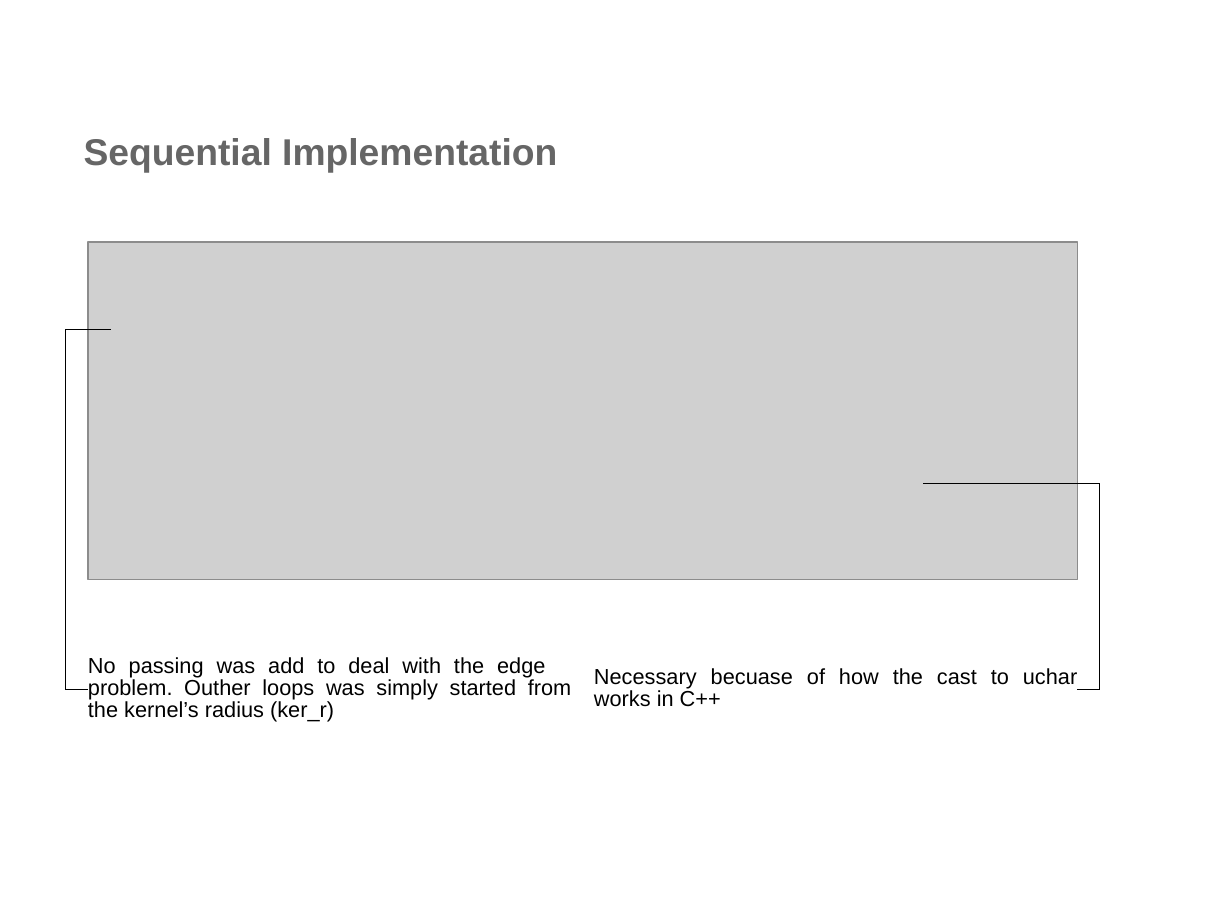
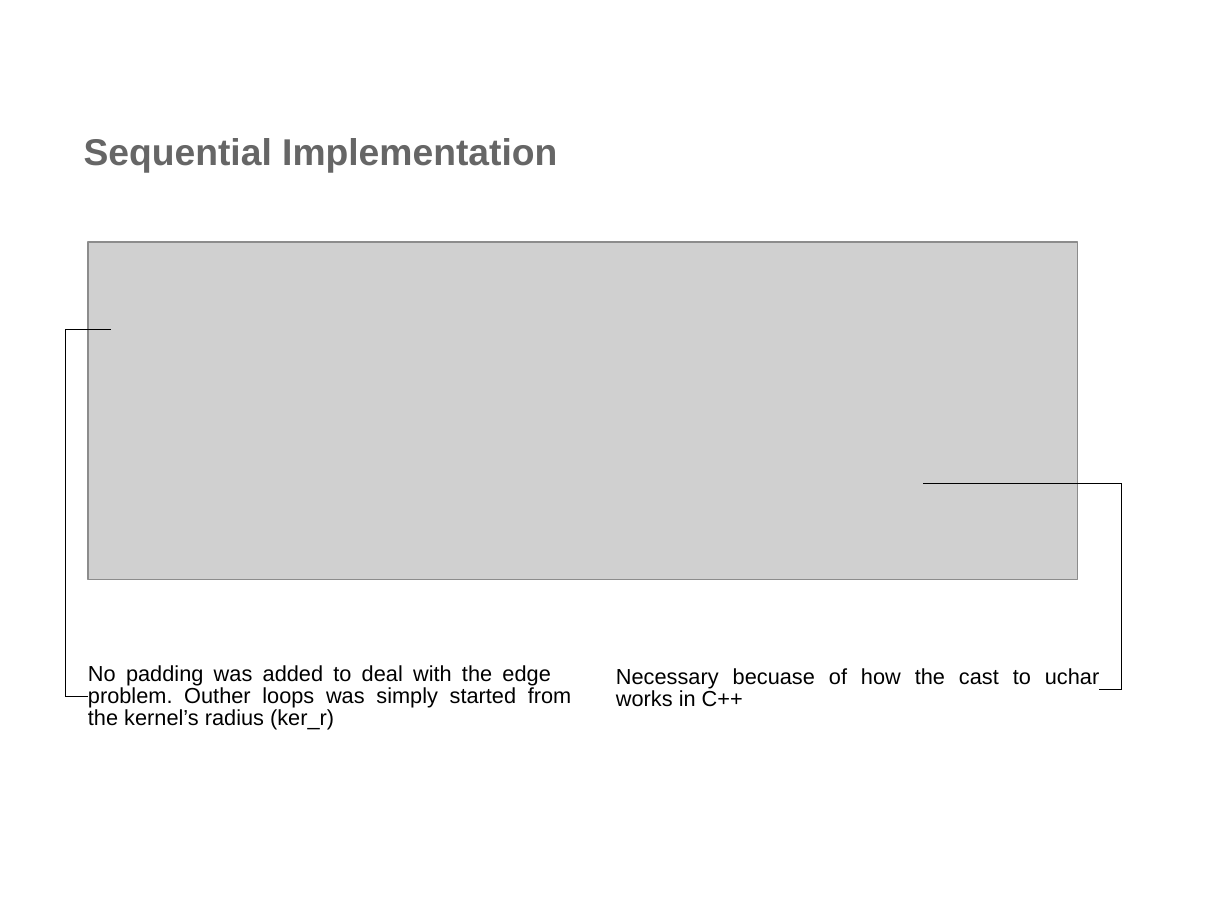
Before and after one commit to DragosTana/image_processing, a slide deck: slide 5 of Image_processing.odp. Drawn at 1232x924 pixels with LibreOffice and Linux fonts; fonts in the diff are those of the drawing; grey boxes stand for pictures; background and template pictures are left out. Boxes give left, top, right and bottom in pixels: in the first picture for what was removed or moved away, otherwise in the second. Text is boxed around its words. In the diff, an @@ line names an element or a change of style, - is before the commit and + after.

Commit message:
update presentation

```diff
--- a/Image_processing.odp
+++ b/Image_processing.odp
@@ elbow line moved from (110, 330) - (88, 690) to (110, 330) - (88, 696) @@
@@ elbow line moved from (925, 484) - (1079, 690) to (925, 484) - (1100, 690) @@
@@ text "Necessary becuase of how the ...": place and size @@
-text "Necessary becuase of how the ..." at <box>594,668,1077,707</box>
+text "Necessary becuase of how the ..." at <box>616,668,1099,707</box>
@@ text at <box>88,665,571,730</box>: text changed @@
-No passing was add to deal with the edge problem. Outher loops was simply started from the kernel’s radius (ker_r)
+No padding was added to deal with the edge problem. Outher loops was simply started from the kernel’s radius (ker_r)
```
Also in this commit, not shown: 3 other slides changed.
